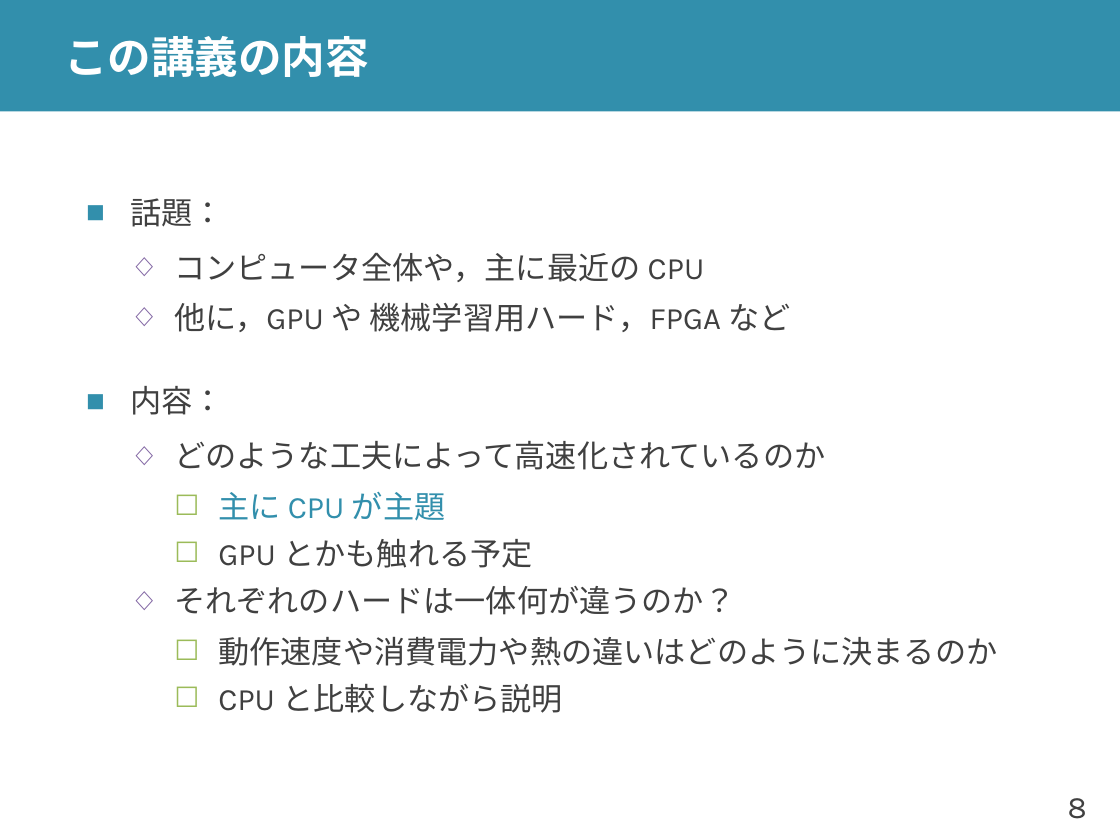
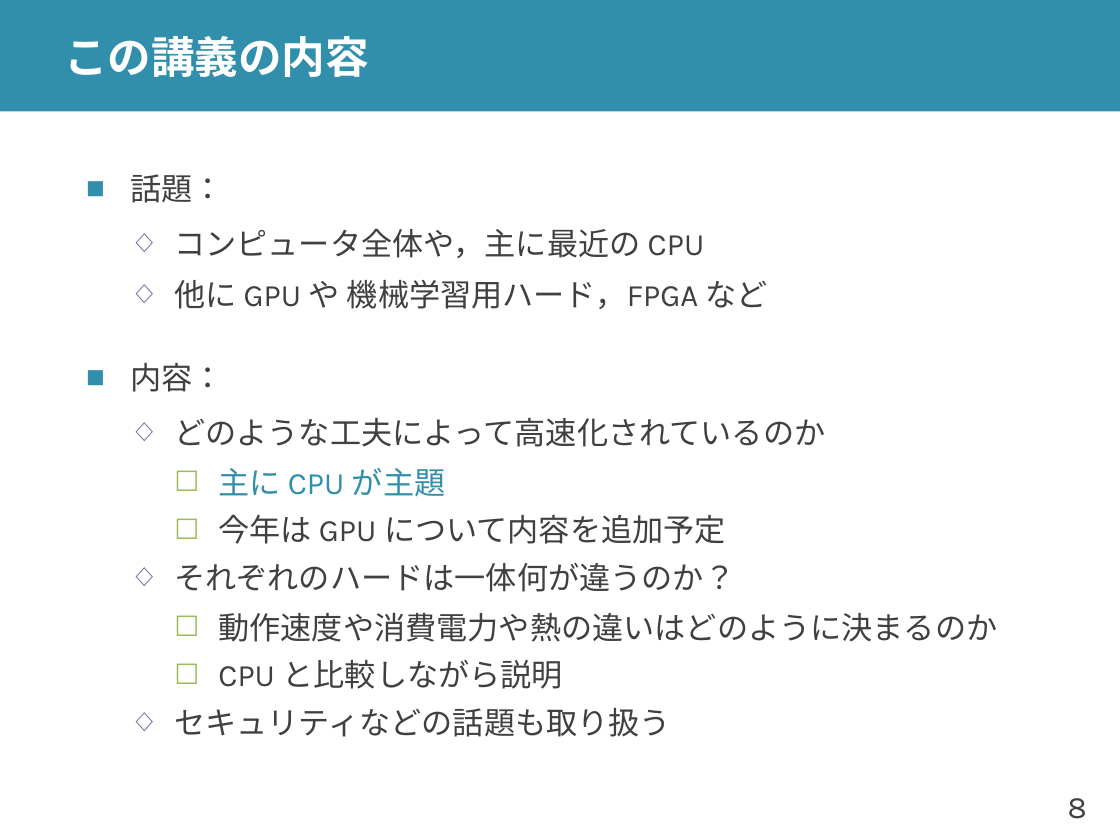
Before and after one commit to shioyadan/advanced-computer-organization, a slide deck: slide 8 of aco-shioya-00.pptx. Drawn at 1120x840 pixels with LibreOffice and Linux fonts; fonts in the diff are those of the drawing. Boxes give left, top, right and bottom in pixels: in the first picture for what was removed or moved away, otherwise in the second. Text is boxed around its words. In the diff, an @@ line names an element or a change of style, - is before the commit and + after.

```diff
--- a/aco-shioya-00.pptx
+++ b/aco-shioya-00.pptx
@@ text at [174, 280, 768, 309]: text changed @@
-  ◇ 他に，GPU や 機械学習用ハード，FPGA など
+  ◇ 他に GPU や 機械学習用ハード，FPGA など
@@ text at [218, 514, 726, 544]: text changed @@
-    ☐ GPU とかも触れる予定
+    ☐ 今年は GPU について内容を追加予定
@@ text at [174, 708, 671, 737]: paragraph added @@
+  ◇ セキュリティなどの話題も取り扱う
```
Also in this commit, not shown: 8 other slides changed, 2 slides added, 1 other file.
